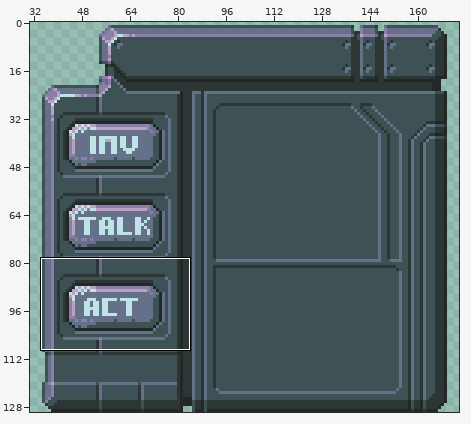
Two states of a pixel-art file, assets/ui/ui_split.aseprite. Above: a wide view before the commit, with the close-up outlined.
Close-up. First the earlier version:
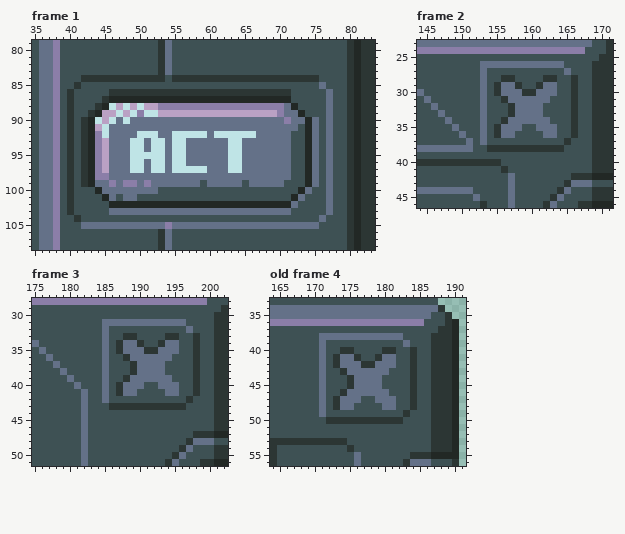
206x130 pixels, 5 frames. Pixels under 10% opacity are left out. Colours within 5 levels of each other are drawn and written as one. Shown: frame 1: x 35..83, y 79..108; frame 2: x 144..171, y 23..46; frame 3: x 175..202, y 28..51; old frame 4: x 164..191, y 33..56. The wide view leaves out empty margins. The commit also changed other frames or places, which this record leaves out.
New version:
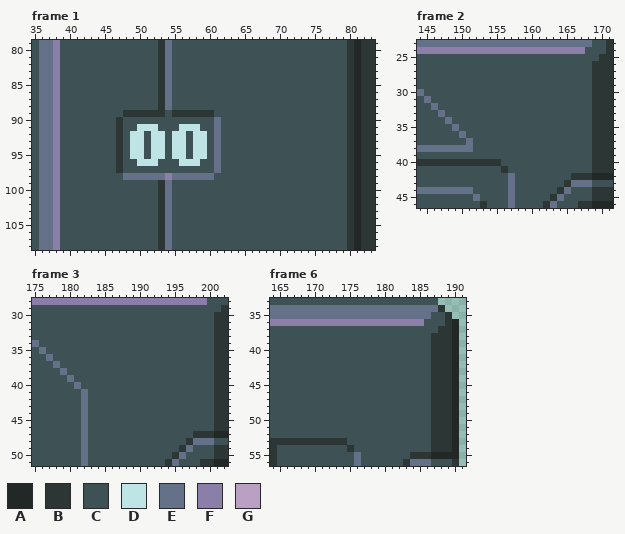
Palette (. is transparent): A #222825  B #2c3634  C #3e5154  D #bfe4e6  E #647188  F #8b7ea8  G #baa1c4
A new or re-ordered frame is compared with the old frame closest to it.
The exact change:
frames 5 -> 6
layer "X-button" now hidden
Changed rows in their new state; - is an unchanged pixel.
Frame 1, layers "Text", "Buttons", "Base":
first column x 40:
 84 --CCCCCCCCCCC-ECCCCCCCCCCCCCCCCCCCCC--
 85 -C-----------BE---------------------C-
 86 C-----CCCCCCC-ECCCCCCCCCCCCCCCCC-----C
 87 C----CCCCCCCCBECCCCCCCCCCCCCCCCC-----C
 88 C---CCCCCCCCCBECCCCCCCCCCCCCCCCCC----C
 89 C--CCCCCBBBBBBCBBBBBBCCCCCCCCCCCCC---C
 90 C-CCCCCBCCCCCCCCCCCCC-CCCCCCCCCCCCCC-C
 91 C-CCCCCBCCDDDCCCDDDCC-CCCCCCCCCCC-CC-C
 92 C-CCCCCBCD-C-DC--C--CECCCCCCCCCC--CC-C
 93 C-CCCCCBC--C--C--CDDC-CCCCCCCCCC--CC-C
 94 C-CCCCCBC--C--C--CDDC-CCCCCCCCCC--CC-C
 95 C-CCCCCBC--C--C--CDDC-CCCCCCCCCC--CC-C
 96 C-CCCCCBCC-D-CCC-DDCC-CCCCCCCCCC--CC-C
 97 C-CCCCCBCCCCCCCCCCCCC-CCCCCCCCCC--CC-C
 98 C-CCCCCC------F------CCCCCCCCCCC--CC-C
 99 C-CCCCCCCCCCCB-CCCC-CCCCC-CCCCC---CC-C
100 C---CCCCCCCCCBE------------------CC--C
101 C----CC-CC---BE-----------------CC---C
102 C-----CCCCCCCBECCCCCCCCCCCCCCCCCC----C
103 C-----CCCCCCCB-CCCCCCCCCCCCCCCCC-----C
104 -C-----------BE---------------------C-
105 --CCCCCCCCCCCBECCCCCCCCCCCCCCCCCCCCC--
Frame 2:
first column x 153:
26 CCCCCCCCCCCC--
27 C-----------C-
28 C--CC----CC--C
29 C-CCCC--CCC--C
30 C-CCCCCCCCC--C
31 C--CCCCCCC---C
32 C---CCCCC----C
33 C---CCCCC----C
34 C--CCCCCCC---C
35 C-CCCC--CCC--C
36 C-CCC----CC--C
37 C-----------C-
38 -CCCCCCCCCCC--
Frame 3:
first column x 185:
31 CCCCCCCCCCCC--
32 C-----------C-
33 C--CC----CC--C
34 C-CCCC--CCC--C
35 C-CCCCCCCCC--C
36 C--CCCCCCC---C
37 C---CCCCC----C
38 C---CCCCC----C
39 C--CCCCCCC---C
40 C-CCCC--CCC--C
41 C-CCC----CC--C
42 C-----------C-
43 -CCCCCCCCCCC--
Frame 6 is new; against old frame 4:
first column x 171:
38 CCCCCCCCCCCC--
39 C-----------C-
40 C--CC----CC--C
41 C-CCCC--CCC--C
42 C-CCCCCCCCC--C
43 C--CCCCCCC---C
44 C---CCCCC----C
45 C---CCCCC----C
46 C--CCCCCCC---C
47 C-CCCC--CCC--C
48 C-CCC----CC--C
49 C-----------C-
50 -CCCCCCCCCCC--
Changed places in both close-ups, as pixel boxes (x1, y1, x2, y2):
changed: (67, 75, 333, 229)
changed: (480, 61, 578, 152)
changed: (102, 319, 200, 410)
changed: (319, 333, 417, 424)
